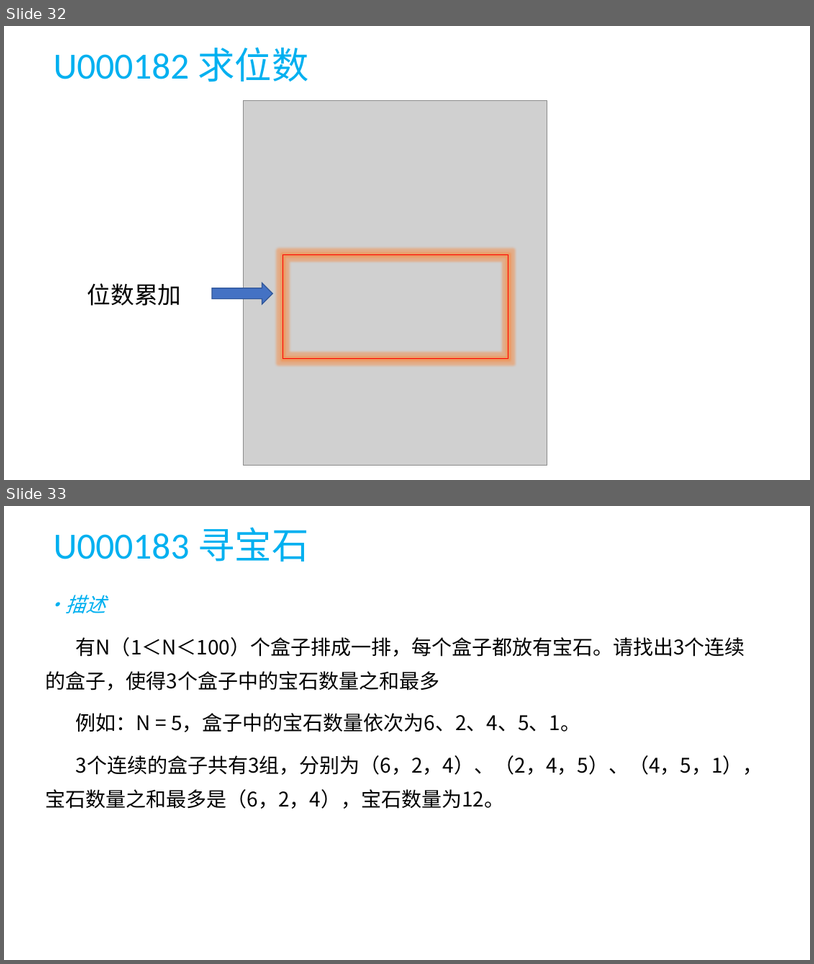
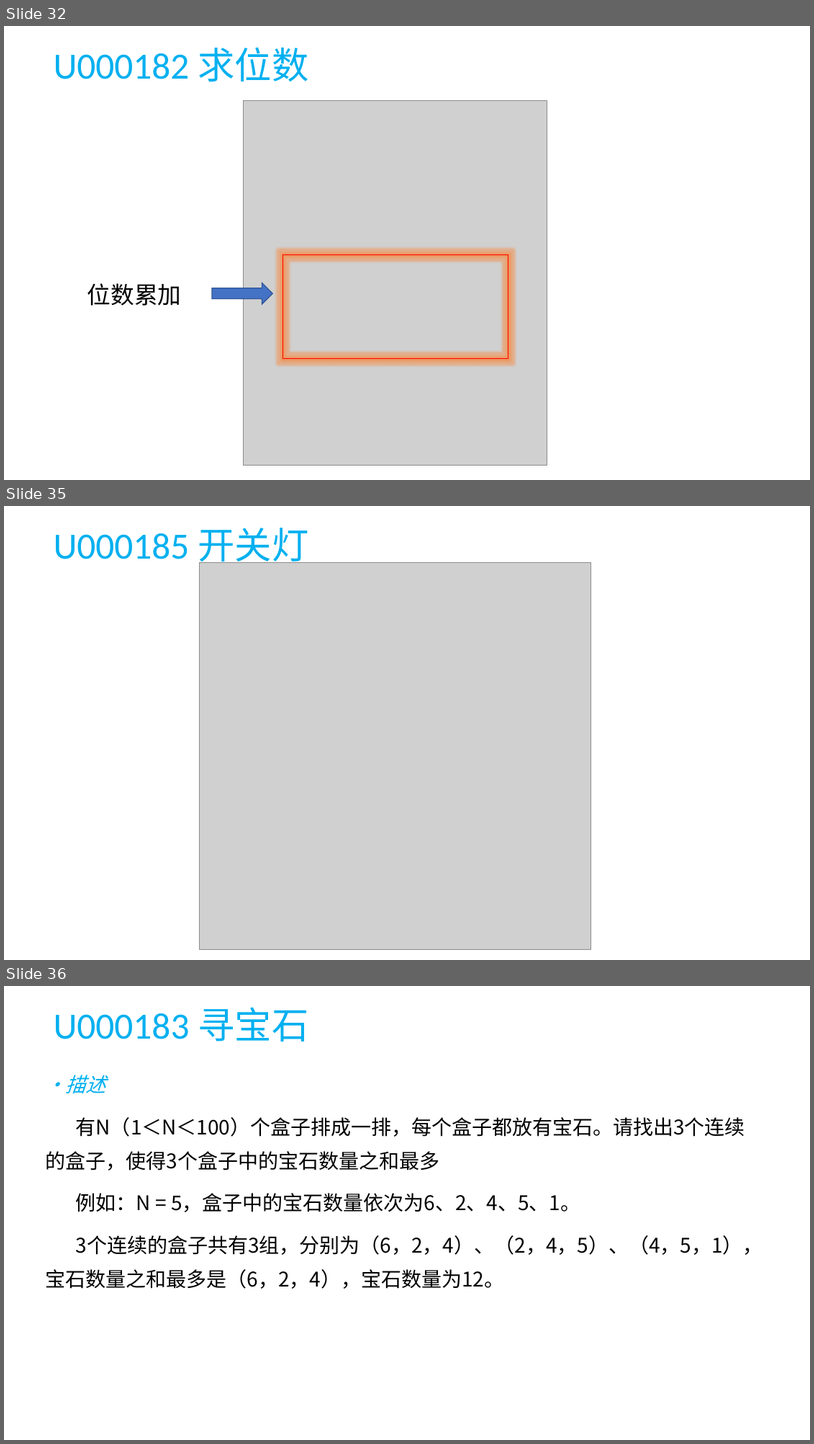
Before and after one commit to X-zy-0816/Volunteer-Work-Related, a slide deck: 蓝桥杯/蓝桥杯基础班第三课+第四课.pptx. Shown one above the other, each under a label of ours: slides 32 and 33 before the commit, slides 32, 35 and 36 after it; the slides between them are not shown. The pictures are 814x964 and 814x1444 pixels, drawn with LibreOffice and Linux fonts; fonts in the diff are those of the drawing; grey boxes stand for pictures. Boxes give left, top, right and bottom in pixels: in the first picture for what was removed or moved away, otherwise in the second. Text is boxed around its words. In the diff, an @@ line names an element or a change of style, - is before the commit and + after.

```diff
--- a/蓝桥杯/蓝桥杯基础班第三课+第四课.pptx
+++ b/蓝桥杯/蓝桥杯基础班第三课+第四课.pptx
@@ slide 35 added at [4, 506, 810, 960], background #FFFFFF @@
@@ title added at [54, 528, 309, 568], 44 pt, text #00B0F0 @@
+U000185 开关灯
@@ picture added at [199, 562, 591, 949] @@
@@ what was slide 33 is now slide 36 @@
```
Also in this commit, not shown: 1 slide changed, 3 other slides added, 8 other files.
